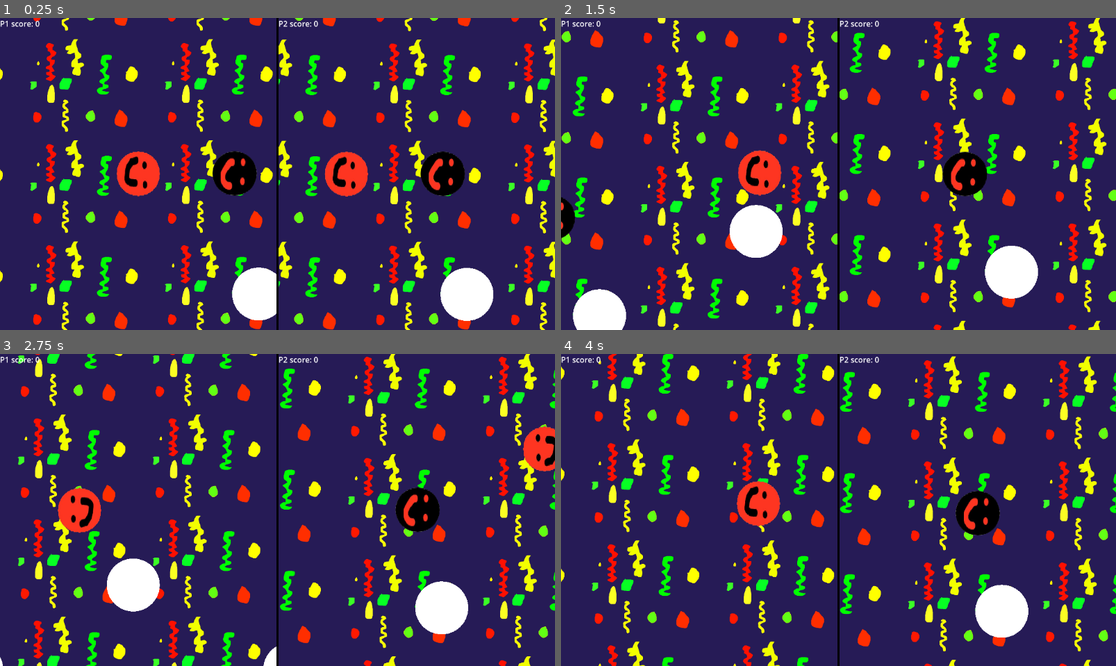
Above: before the commit, frames 1-4 (two rows, left to right).
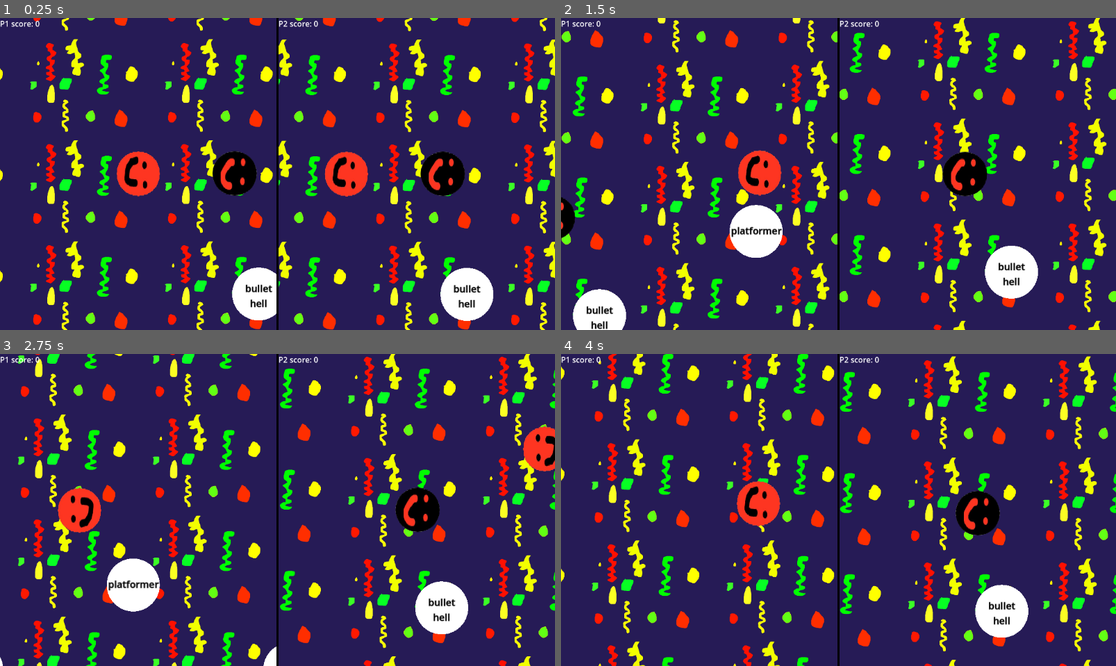
Above: after the commit, the same moments.

Repository: real-chicken-master/GDD112TempName
Game: Godot game, scene res://UI/splitscreen.tscn
Two runs of this game, one before a commit and one after it. Both use one fixed random seed, a clock stepped at 60 frames per second and the inputs below.
Inputs:
- Up to frame 1 (0.25 s): no input
- Up to frame 2 (1.5 s): hold D (right1) from 0.53 s (still down); tap Down (down2) at 0.6 s; tap W (up1) at 0.77 s; tap Left (left2) at 1.35 s
- Up to frame 3 (2.75 s): tap W (up1) at 1.52 s; release D (right1) at 2.03 s; hold A (left1) from 2.03 s (still down); tap Right (right2) at 2.1 s
- Up to frame 4 (4 s): release A (left1) at 2.78 s; hold D (right1) from 2.78 s (still down); tap Up (up2) at 2.85 s; tap W (up1) at 3.02, 3.77 s; tap Down (down2) at 3.6 s

The runs differ from the first frame. In frame 1, 0.3% of the frame differs, in the area x 44-87%, y 85-93%; in frame 2, 0.4%, in the area x 4-84%, y 66-100%; in frame 3, 0.3%; in frame 4, 0.1%.

Commit message:
added labels to the minigame changes

Diff:
--- /dev/null
+++ b/lobby/change_minigame_label.tres
@@ -0,0 +1,7 @@
+[gd_resource type="LabelSettings" format=3 uid="uid://vvbpbqq237n5"]
+
+[resource]
+font_size = 20
+font_color = Color(0, 0, 0, 1)
+outline_size = 1
+outline_color = Color(0, 0, 0, 1)
--- a/lobby/minigame_1.tscn
+++ b/lobby/minigame_1.tscn
@@ -1,6 +1,7 @@
-[gd_scene load_steps=4 format=3 uid="uid://c6mx5yrnxiiqu"]
+[gd_scene load_steps=5 format=3 uid="uid://c6mx5yrnxiiqu"]
 
 [ext_resource type="Script" path="res://lobby/minigame_1.gd" id="1_ddjle"]
+[ext_resource type="LabelSettings" uid="uid://vvbpbqq237n5" path="res://lobby/change_minigame_label.tres" id="2_84d84"]
 
 [sub_resource type="CircleShape2D" id="CircleShape2D_xm2wb"]
 radius = 55.0364
@@ -20,3 +21,14 @@
 position = Vector2(1.49012e-06, 1.0252e-05)
 scale = Vector2(110.125, 110)
 mesh = SubResource("SphereMesh_761y7")
+
+[node name="Label" type="Label" parent="."]
+offset_left = -42.0
+offset_top = -41.0
+offset_right = 42.0
+offset_bottom = 48.0
+text = "bullet
+hell"
+label_settings = ExtResource("2_84d84")
+horizontal_alignment = 1
+vertical_alignment = 1
--- a/lobby/minigame_2.tscn
+++ b/lobby/minigame_2.tscn
@@ -1,6 +1,7 @@
-[gd_scene load_steps=4 format=3 uid="uid://bvxji66hx528i"]
+[gd_scene load_steps=5 format=3 uid="uid://bvxji66hx528i"]
 
 [ext_resource type="Script" path="res://lobby/minigame_2.gd" id="1_20new"]
+[ext_resource type="LabelSettings" uid="uid://vvbpbqq237n5" path="res://lobby/change_minigame_label.tres" id="2_ldnrq"]
 
 [sub_resource type="CircleShape2D" id="CircleShape2D_mgy7x"]
 radius = 55.0364
@@ -20,3 +21,13 @@
 position = Vector2(1.49012e-06, 1.0252e-05)
 scale = Vector2(110.125, 110)
 mesh = SubResource("SphereMesh_f7jqe")
+
+[node name="Label" type="Label" parent="."]
+offset_left = -52.0
+offset_top = -46.0
+offset_right = 53.0
+offset_bottom = 43.0
+text = "platformer"
+label_settings = ExtResource("2_ldnrq")
+horizontal_alignment = 1
+vertical_alignment = 1
--- a/lobby/minigame_3.tscn
+++ b/lobby/minigame_3.tscn
@@ -1,6 +1,7 @@
-[gd_scene load_steps=4 format=3 uid="uid://bwqor80lqgqvq"]
+[gd_scene load_steps=5 format=3 uid="uid://bwqor80lqgqvq"]
 
 [ext_resource type="Script" path="res://lobby/minigame_3.gd" id="1_frd4a"]
+[ext_resource type="LabelSettings" uid="uid://vvbpbqq237n5" path="res://lobby/change_minigame_label.tres" id="2_p8m22"]
 
 [sub_resource type="CircleShape2D" id="CircleShape2D_dgx6a"]
 radius = 55.0364
@@ -20,3 +21,13 @@
 position = Vector2(1.49012e-06, 1.0252e-05)
 scale = Vector2(110.125, 110)
 mesh = SubResource("SphereMesh_mep34")
+
+[node name="Label" type="Label" parent="."]
+offset_left = -42.0
+offset_top = -45.0
+offset_right = 42.0
+offset_bottom = 44.0
+text = "maze"
+label_settings = ExtResource("2_p8m22")
+horizontal_alignment = 1
+vertical_alignment = 1
